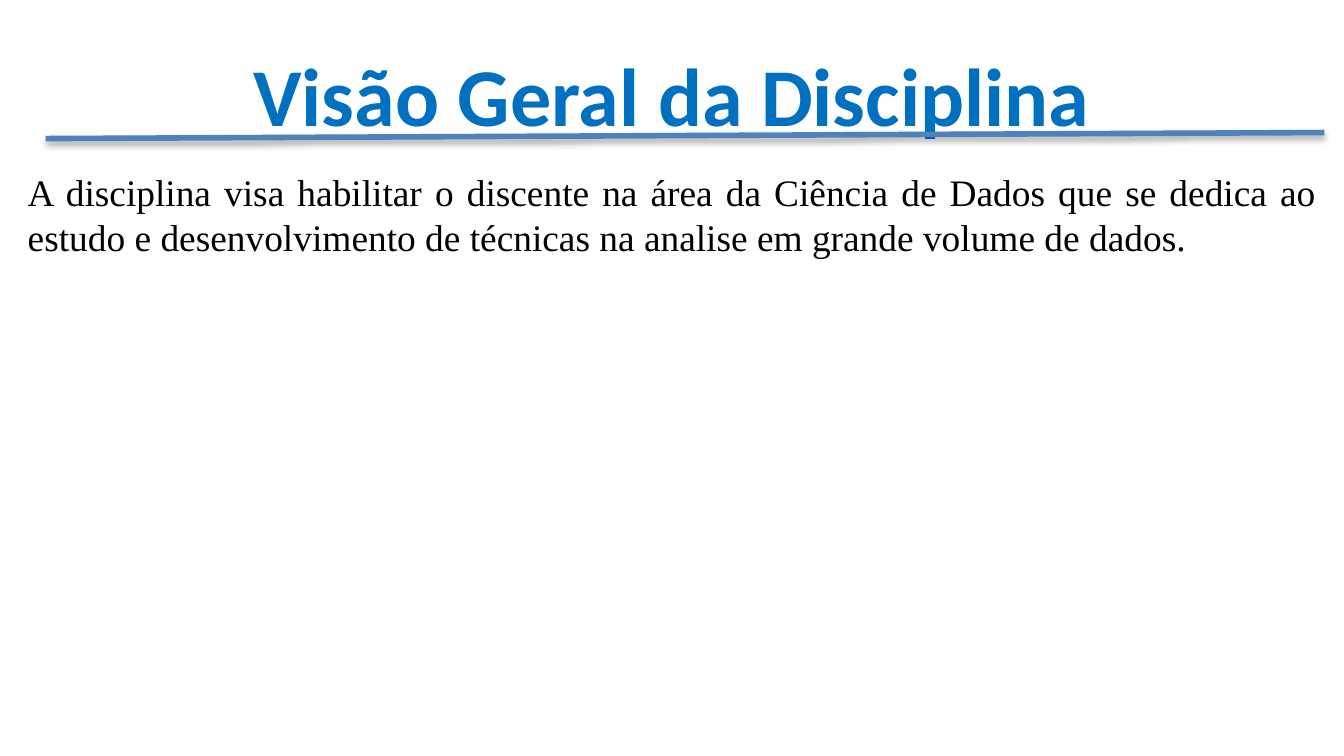
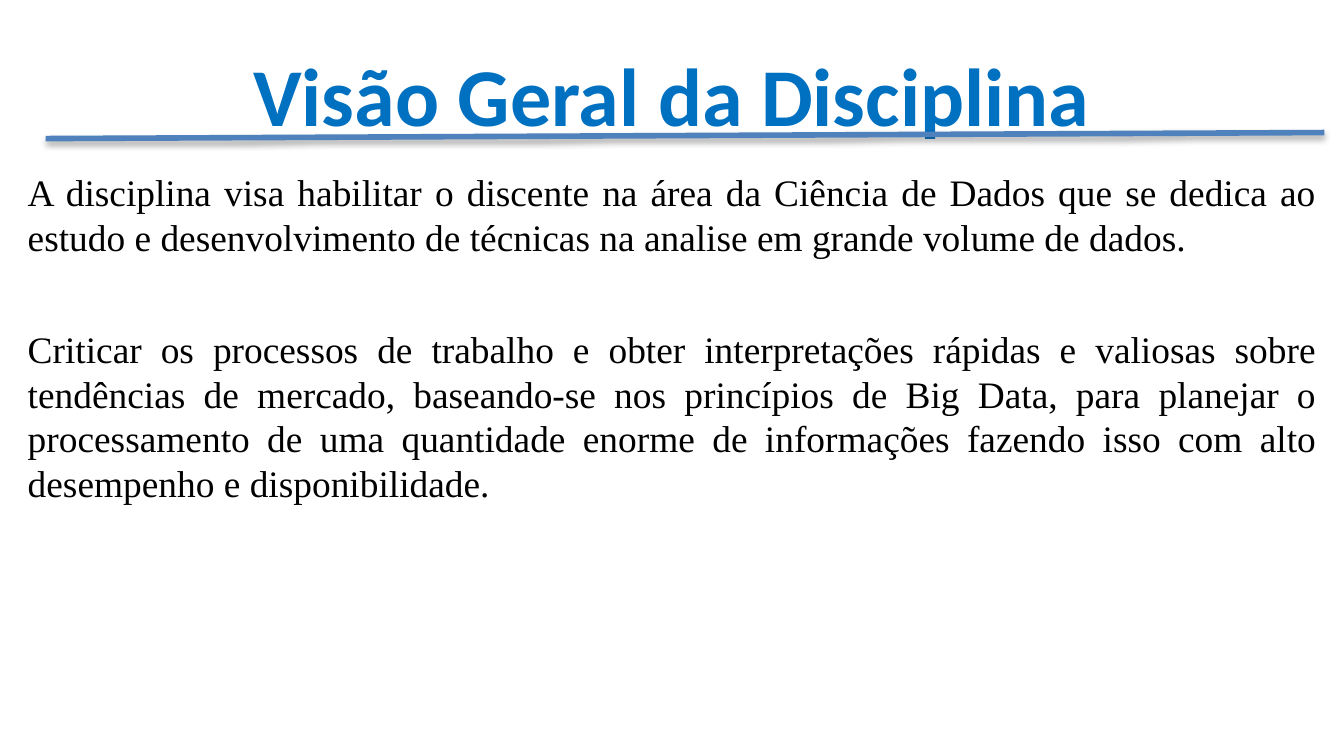
Before and after one commit to CloudEducationBrazil/WydenPythonBigData, a slide deck: slide 4 of Apresentação - Python Big Data.pptx. Drawn at 1344x756 pixels with LibreOffice and Linux fonts; fonts in the diff are those of the drawing; background and template pictures are left out. Boxes give left, top, right and bottom in pixels: in the first picture for what was removed or moved away, otherwise in the second. Text is boxed around its words. In the diff, an @@ line names an element or a change of style, - is before the commit and + after.

Commit message:
aulas ppt Python big data

```diff
--- a/Apresentação - Python Big Data.pptx
+++ b/Apresentação - Python Big Data.pptx
@@ text at (28,337,1316,504): paragraph added @@
+Criticar os processos de trabalho e obter interpretações rápidas e valiosas sobre tendências de mercado, baseando-se nos princípios de Big Data, para planejar o processamento de uma quantidade enorme de informações fazendo isso com alto desempenho e disponibilidade.
```
Also in this commit, not shown: 4 other slides changed, 9 slides added, 1 slide removed, 29 other files.
